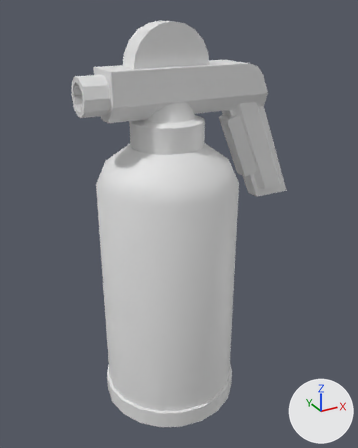
Before and after pictures for a commit that changed the Blender file equipment/models/fire_extinguisher.blend.
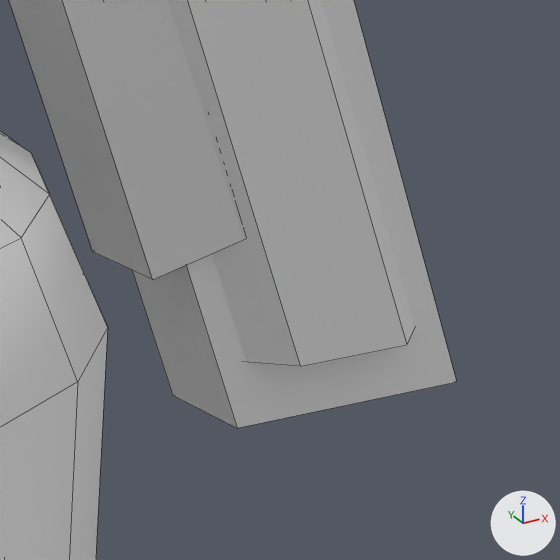
Each version is shown whole from a 50 mm camera at (-0.401, -0.771, 0.513) aimed at (0.033, 0.017, 0.119), then close up on the part from 63% to 84% of the width and 31% to 48% of the height. Every picture has the same lights, and +X, +Y and +Z are marked at lower right. The close-ups show mesh edges as thin lines.

Script lines for the objects in view, before the commit:
```python
me_cube_001 = bpy.data.meshes.new('Cube.001')
me_cube_001.from_pydata(...)  # 26 vertices, 21 faces; spans x -0.087..0.301, y -0.039..0.039, z -0.219..0.046
me_cube_001.polygons.foreach_set('use_smooth', [True] * 21)
# before: 10 (0.148, -0.015, -0.037), 11 (0.148, 0.015, -0.037), 12 (0.224, 0.015, -0.219), 13 (0.224, -0.015, -0.219), 14 (0.226, 0.015, -0.037)
# before: 15 (0.226, -0.015, -0.037), 18 (0.301, 0.015, -0.219), 19 (0.301, -0.015, -0.219)
me_cube_004 = bpy.data.meshes.new('Cube.004')
me_cube_004.from_pydata(...)  # 8 vertices, 6 faces; spans x -0.0111..0.0153, y -0.0221..0.0221, z -0.0631..0.0631
me_cube_007 = bpy.data.meshes.new('Cube.007')
me_cube_007.from_pydata(...)  # 16 vertices, 10 faces; spans x 0.146..0.285, y -0.025..0.025, z -0.2..-0.017
ob_cube = bpy.data.objects.new('Cube', me_cube_001)
ob_cube.location = (-0.0275, 0.0, 0.3765)
_m = ob_cube.modifiers.new('BTool_Cube.001', 'BOOLEAN')
ob_cube_001 = bpy.data.objects.new('Cube.001', me_cube_004)
ob_cube_001.location = (0.1511, 0.0, 0.2673)
ob_cube_001.rotation_euler = (0.0, -0.397, 0.0)  # degrees (0, -23, 0)
ob_cube_002 = bpy.data.objects.new('Cube.002', me_cube_007)
ob_cube_002.location = (-0.0275, 0.0, 0.3765)
_m = ob_cube_002.modifiers.new('BTool_Cube.001', 'BOOLEAN')
# also in view: 'Cylinder' at (0.0, 0.0, 0.033)
```
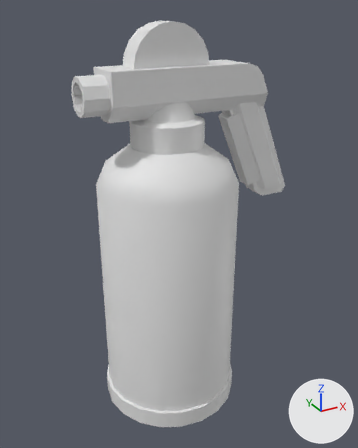
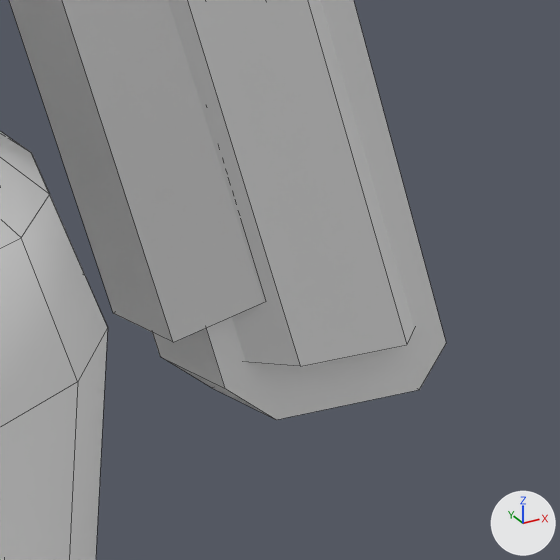
The change in detail:
me_cube_001 has 26 vertices, 21 faces and spans x -0.087..0.301, y -0.039..0.039, z -0.219..0.046.
me_cube_001 is used by ob_cube; location (-0.0275, 0.0, 0.3765).
Verts and faces of me_cube_001; kept vertices keep their numbers, new ones are numbered from 26.
Part 1, on me_cube_001:
Faces deleted: (12, 18, 19, 13), (11, 14, 18, 12), (10, 13, 19, 15).
Vertex 12 moves to (0.218, 0.015, -0.207).
Vertex 13 moves to (0.218, -0.015, -0.207).
Vertex 18 moves to (0.296, 0.015, -0.207).
Vertex 19 moves to (0.296, -0.015, -0.207).
New vertex 26 is at (0.237, 0.015, -0.219).
New vertex 27 is at (0.237, -0.015, -0.219).
New vertex 28 is at (0.288, 0.015, -0.219).
New vertex 29 is at (0.288, -0.015, -0.219).
New faces: (11, 14, 18, 28, 26, 12), (26, 28, 29, 27), (10, 13, 27, 29, 19, 15), (12, 26, 27, 13), (18, 19, 29, 28).
me_cube_004 has 8 vertices, 6 faces and spans x -0.0111..0.0153, y -0.0221..0.0221, z -0.0631..0.0631.
me_cube_004 is used by ob_cube_001; location (0.1511, 0.0, 0.2673); rotation (0.0, -0.397, 0.0), in degrees (0, -23, 0).
me_cube_004 part 2: the whole mesh is scaled about its middle by (1, 1, 1.19).
Object 'Cube.001' (ob_cube_001) moves from (0.1511, 0.0, 0.2673) to (0.1545, 0.0, 0.2593).

What differs and where, as boxes [x1, y1, x2, y2] in the close-ups (560 x 560 px):
'Cube.001', mesh rescaled, moved: before [9, 0, 243, 280]; after [9, 0, 263, 342]
'Cube', reshaped: before [132, 0, 457, 428]; after [152, 0, 446, 420]
